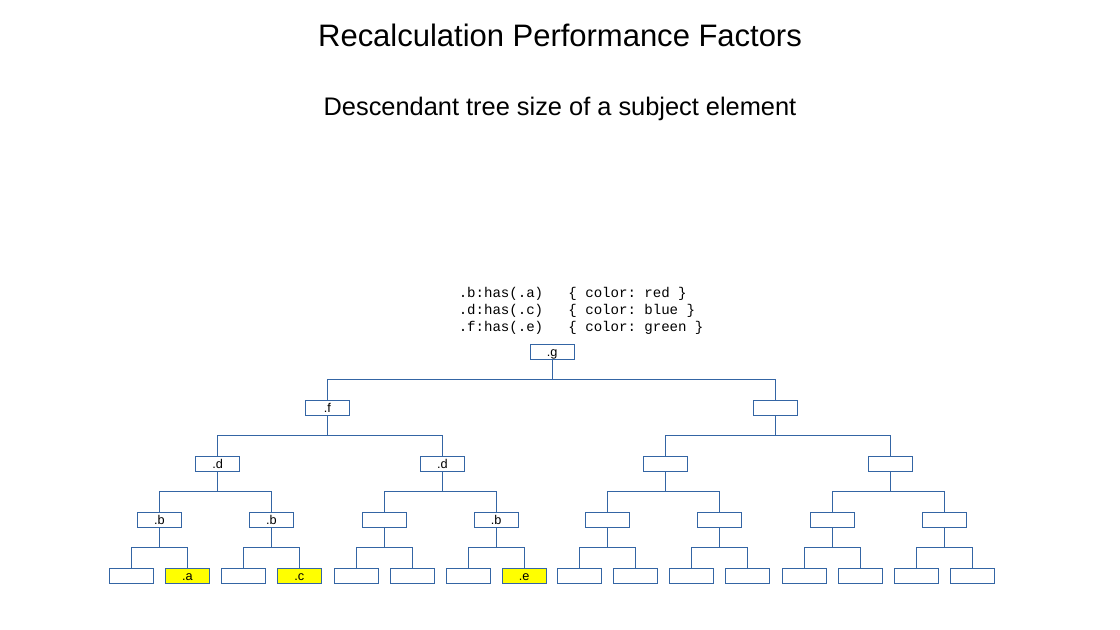
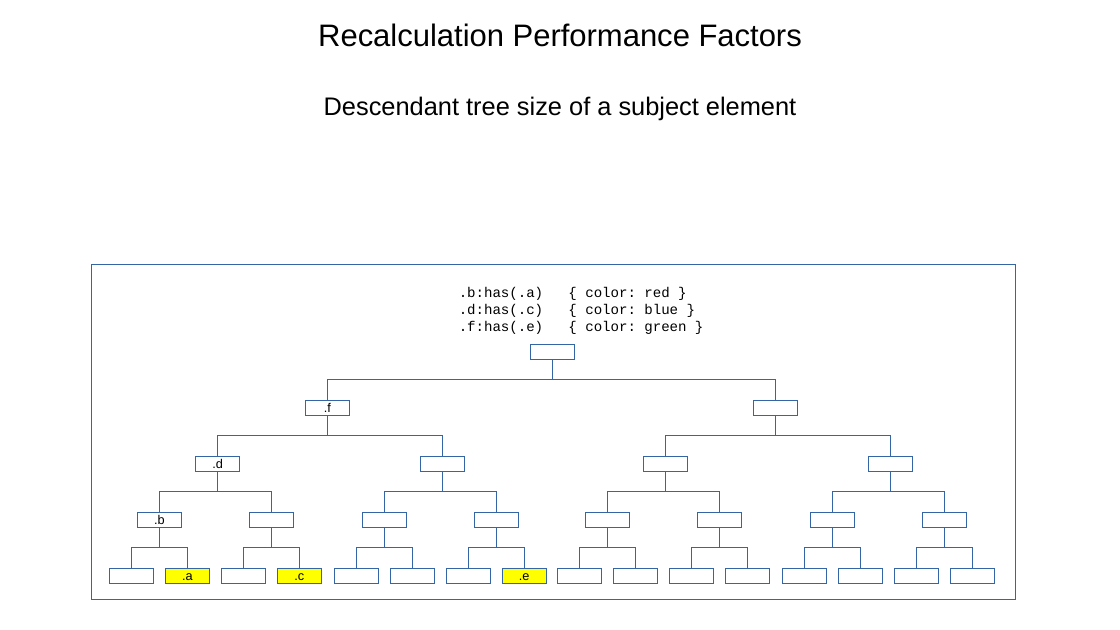
Before and after one commit to Igalia/explainers, a slide deck: slide 25 of css/has/images/has_invalidation.odp (slide 23 before the commit). Drawn at 1120x630 pixels with LibreOffice and Linux fonts; fonts in the diff are those of the drawing. Boxes give left, top, right and bottom in pixels: in the first picture for what was removed or moved away, otherwise in the second. Text is boxed around its words. In the diff, an @@ line names an element or a change of style, - is before the commit and + after.

```diff
--- a/css/has/images/has_invalidation.odp
+++ b/css/has/images/has_invalidation.odp
@@ rectangle added at [91,264,1016,600], outline #3465A4 0 pt @@
@@ text in rectangle at [547,349,558,359]: text removed @@
-.g
@@ text in rectangle at [437,459,448,468]: text removed @@
-.d
@@ text in rectangle at [266,515,277,524]: text removed @@
-.b
@@ text in rectangle at [491,514,502,524]: text removed @@
-.b
```
Also in this commit, not shown: 11 other slides changed, 2 slides added, 16 other files.
